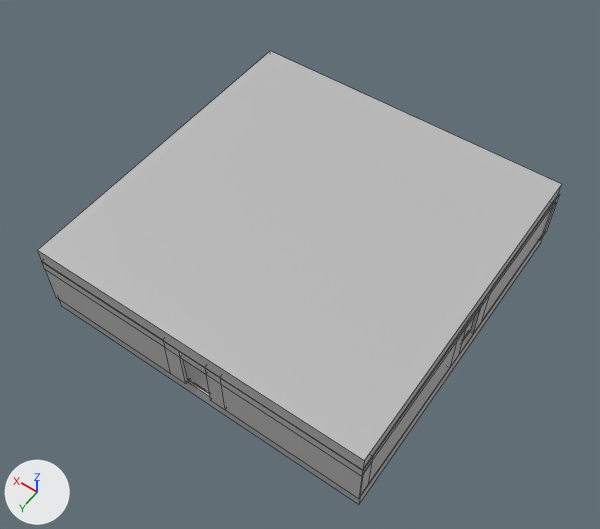
The FBX model Mazingo/Mazingo/Assets/Models/Unfinished Models/BigArea with 4 Doors.fbx, before and after one commit.
Before and after are seen from a 50 mm camera at (-16.7, 24.6, 38.0) aimed at (-0.4, 1.7, 2.0). The axes (+X, +Y, +Z) are drawn at lower left. The lights are the same throughout. Mesh edges are drawn as thin lines. Where no turn or scale is listed for an object, it has been applied to the vertices.
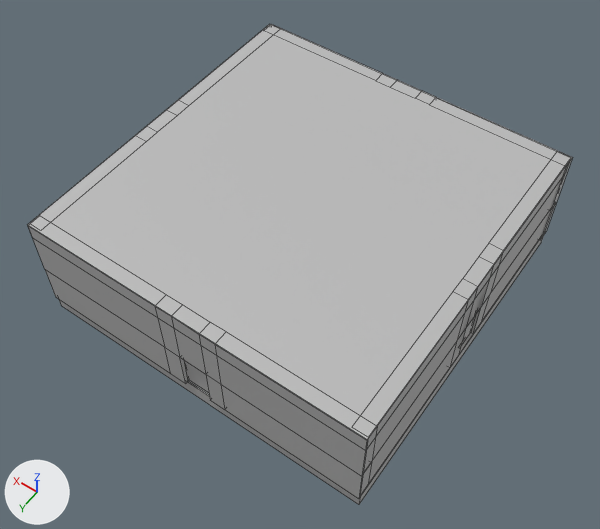
Pixel boxes (x1, y1, x2, y2) of what changed, in the pictures (600 x 529 px; the box of a moved part takes in the faces that stretch with it):
'pCube9', reshaped
    before: (37, 51, 562, 505)
    after: (28, 24, 573, 505)
part 1 of me_mesh_001, moved or reshaped
    before: (37, 51, 562, 469)
    after: (28, 25, 571, 440)
part 2 of me_mesh_001, moved or reshaped
    before: (42, 194, 559, 476)
    after: (28, 24, 573, 476)

What changed in the scene script:
```text
Change me_mesh_001:
    where me_mesh_001.from_pydata(...)  # 160 vertices, 151 faces; spans x -10.0..10.0, y -10.1..10.1, z -2.6..2.6
    used by ob_pcube9; location = (-0.02, 0.4, 2.06)
    me_mesh_001 part 1: the loose piece of 8 vertices spanning x -10.0..10.0, y -9.9..10.1, z 1.6..2.6 is moved by (0.0, 0.0, 2.0)
    me_mesh_001 part 2: all 48 vertices in x -10.0..10.0, y -10.1..10.1, z 1.7 are moved by (0.0, 0.0, 2.9)
```
